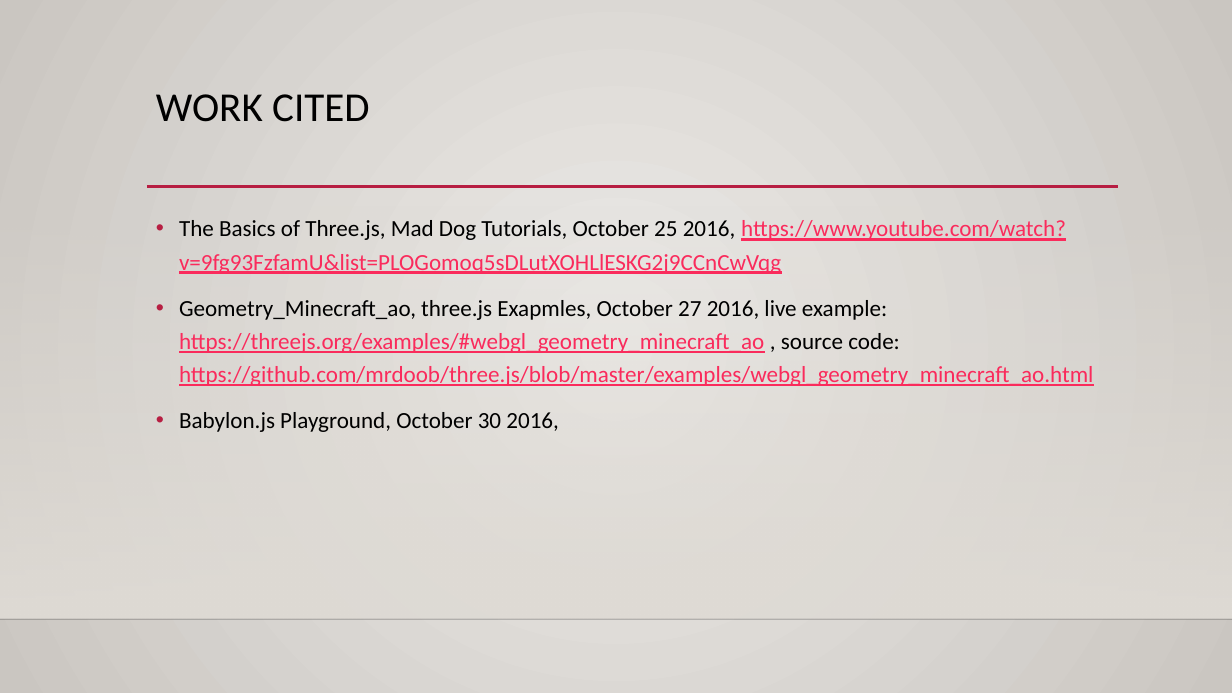
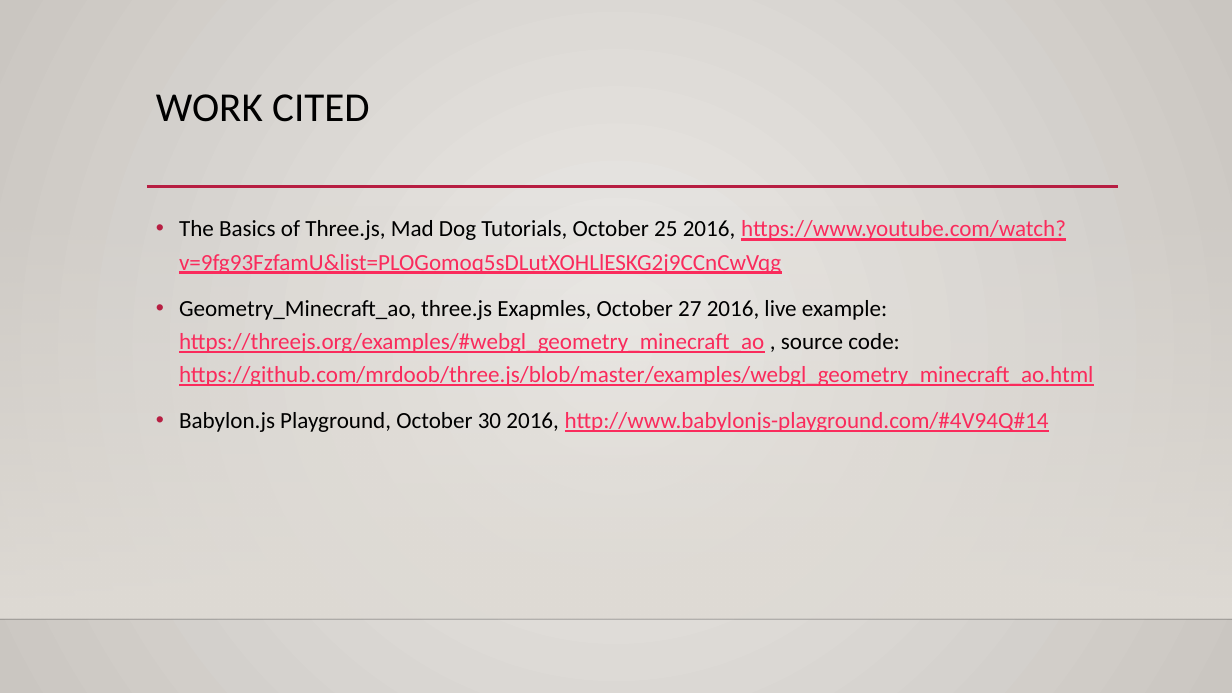
Before and after one commit to RebekahManweiler/MazeWalkThrough, a slide deck: slide 11 of MazePrototypePresentation.pptx. Drawn at 1232x693 pixels with LibreOffice and Linux fonts; fonts in the diff are those of the drawing; background and template pictures are left out. Boxes give left, top, right and bottom in pixels: in the first picture for what was removed or moved away, otherwise in the second. Text is boxed around its words. In the diff, an @@ line names an element or a change of style, - is before the commit and + after.

Commit message:
Updated powerpoint

```diff
--- a/MazePrototypePresentation.pptx
+++ b/MazePrototypePresentation.pptx
@@ text at [179,412,1049,432]: text changed; text colour #000000 to #FA2B5C @@
-• Babylon.js Playground, October 30 2016,
+• Babylon.js Playground, October 30 2016, http://www.babylonjs-playground.com/#4V94Q#14
```
